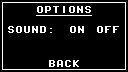
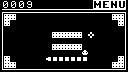
Layers edited between the first and the second 128 × 72 image:
hid group "Pages" (81 layers) over left=2, top=0, right=126, bottom=68
hid group "OptionsScreen" (4 layers) over left=8, top=6, right=119, bottom=33
hid "BACK" over left=46, top=59, right=87, bottom=67
hid "Arrière-plan #1" over left=2, top=0, right=126, bottom=68
showed group "Game" (14 layers) over left=2, top=0, right=126, bottom=68
showed "MENU OVER" over left=93, top=0, right=126, bottom=9
added layer "MENU" in group "Game" over left=93, top=0, right=126, bottom=9
